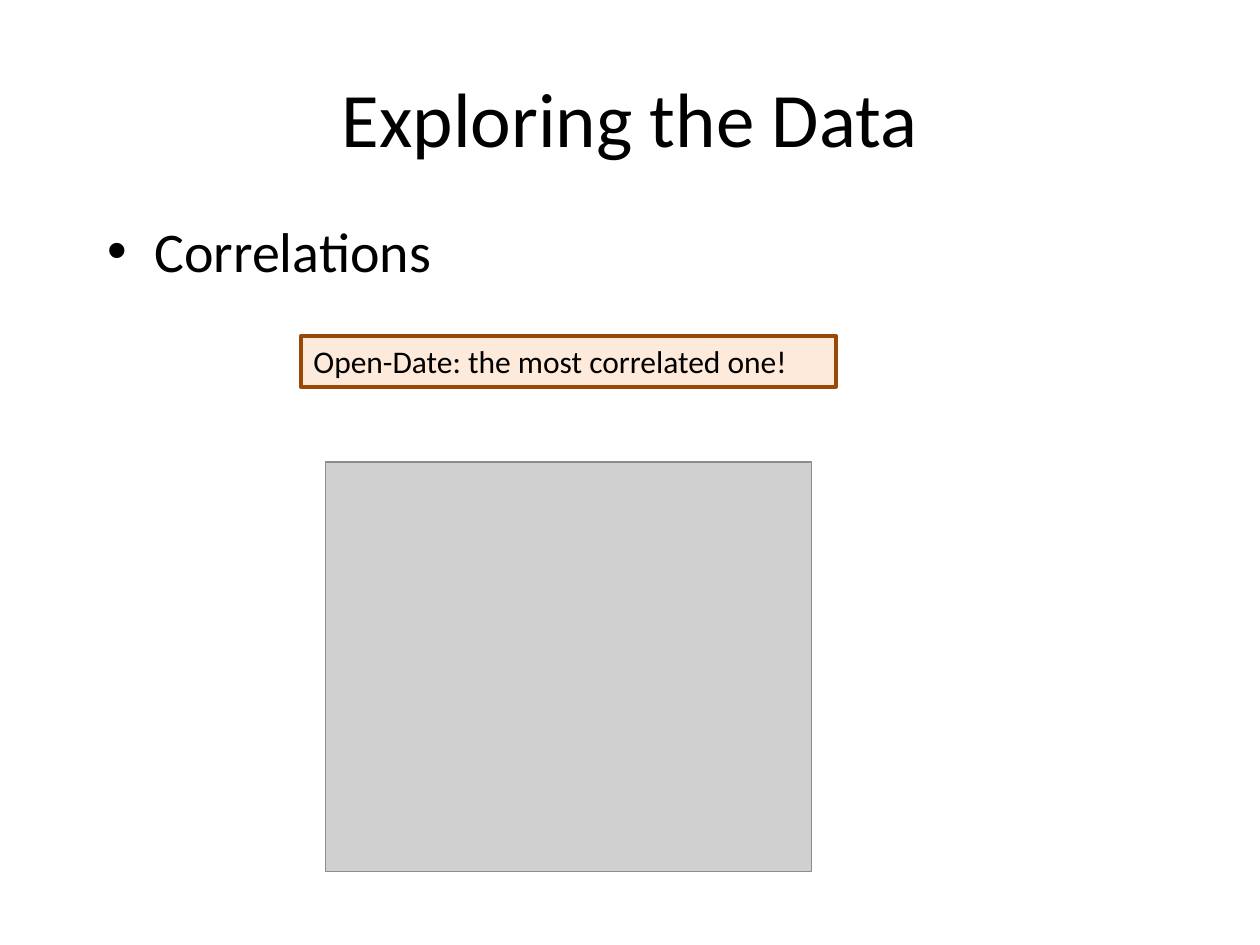
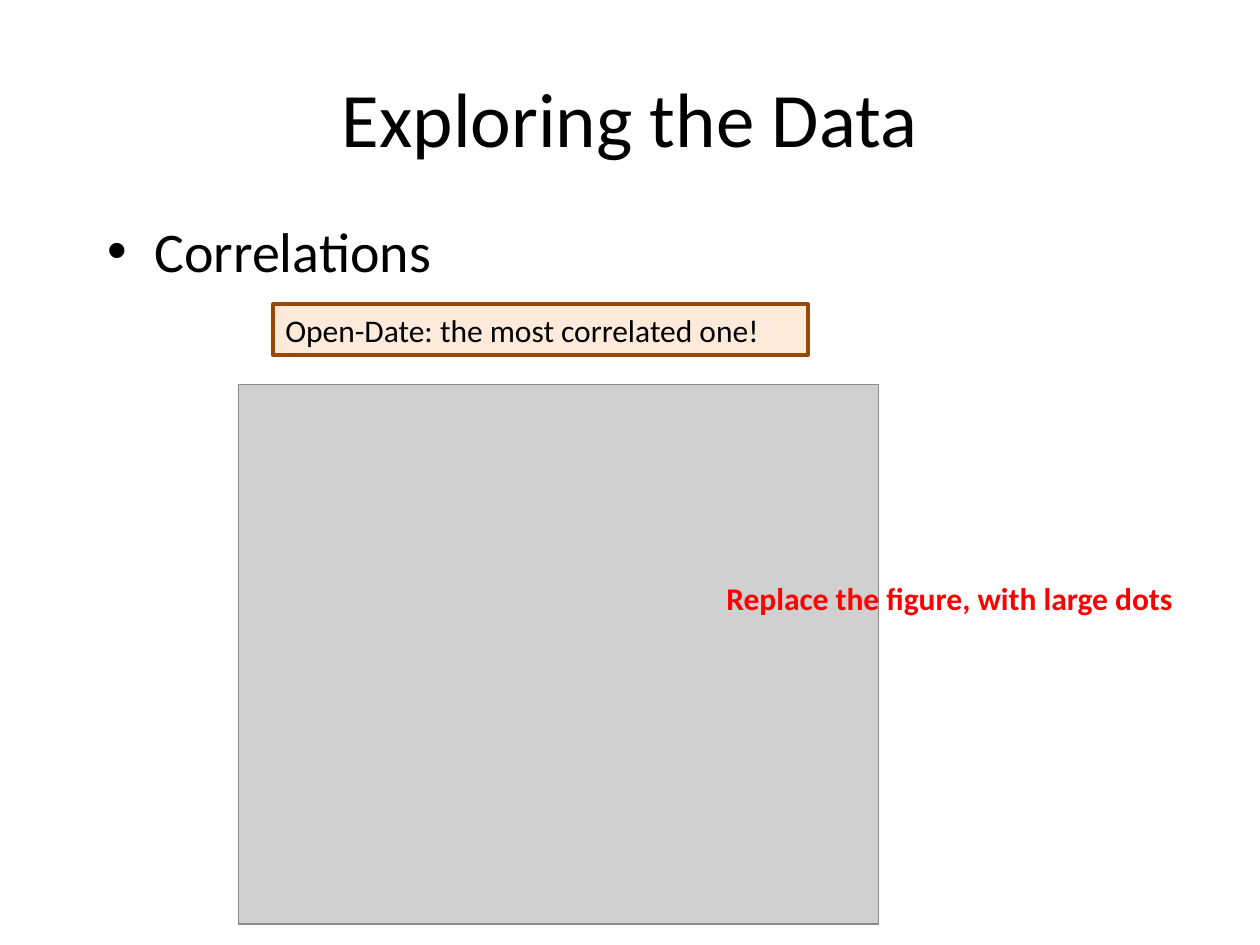
Before and after one commit to hxwang/revenue-prediction, a slide deck: slide 8 of doc/presentation/revenue-prediction.pptx. Drawn at 1260x945 pixels with LibreOffice and Linux fonts; fonts in the diff are those of the drawing; grey boxes stand for pictures. Boxes give left, top, right and bottom in pixels: in the first picture for what was removed or moved away, otherwise in the second. Text is boxed around its words. In the diff, an @@ line names an element or a change of style, - is before the commit and + after.

```diff
--- a/doc/presentation/revenue-prediction.pptx
+++ b/doc/presentation/revenue-prediction.pptx
@@ rectangle "Open-Date: the most correlated one!": place and size @@
-rectangle "Open-Date: the most correlated one!" at box(301, 336, 835, 387)
+rectangle "Open-Date: the most correlated one!" at box(273, 305, 808, 355)
@@ picture: place and size @@
-picture at box(325, 462, 811, 872)
+picture at box(238, 384, 878, 924)
@@ text added at box(726, 583, 1172, 617), 18 pt, text #FF0000, bold @@
+Replace the figure, with large dots
```
Also in this commit, not shown: 8 other slides changed, 1 slide added, 5 other files.
